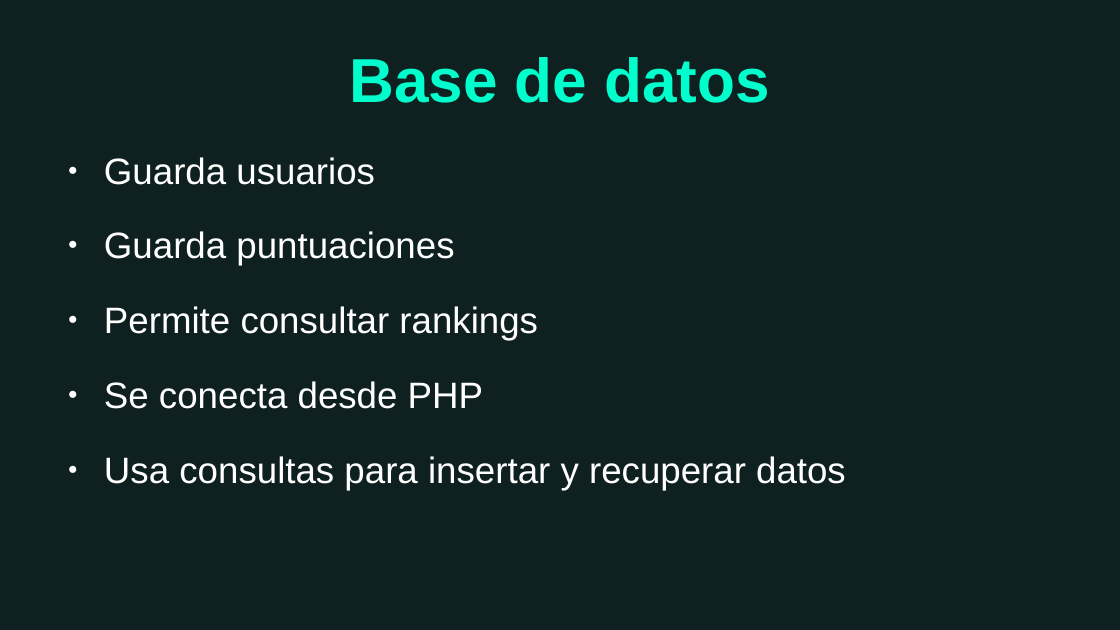
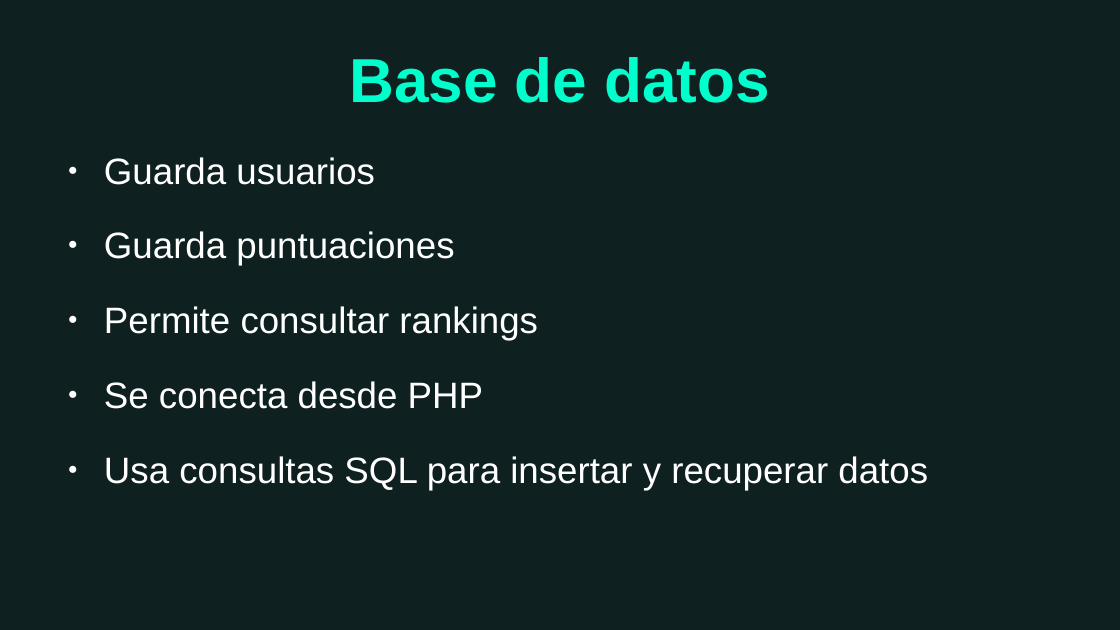
Before and after one commit to David-IFC/DAW, a slide deck: slide 9 of AplicacionFinalCursoPHP/ProyectoFinalDAW.odp. Drawn at 1120x630 pixels with LibreOffice and Linux fonts; fonts in the diff are those of the drawing; background and template pictures are left out. Boxes give left, top, right and bottom in pixels: in the first picture for what was removed or moved away, otherwise in the second. Text is boxed around its words. In the diff, an @@ line names an element or a change of style, - is before the commit and + after.

```diff
--- a/AplicacionFinalCursoPHP/ProyectoFinalDAW.odp
+++ b/AplicacionFinalCursoPHP/ProyectoFinalDAW.odp
@@ text at <box>104,456,928,490</box>: text changed @@
-● Usa consultas para insertar y recuperar datos
+● Usa consultas SQL para insertar y recuperar datos
```
Also in this commit, not shown: 1 other slide changed, 2 other files.
